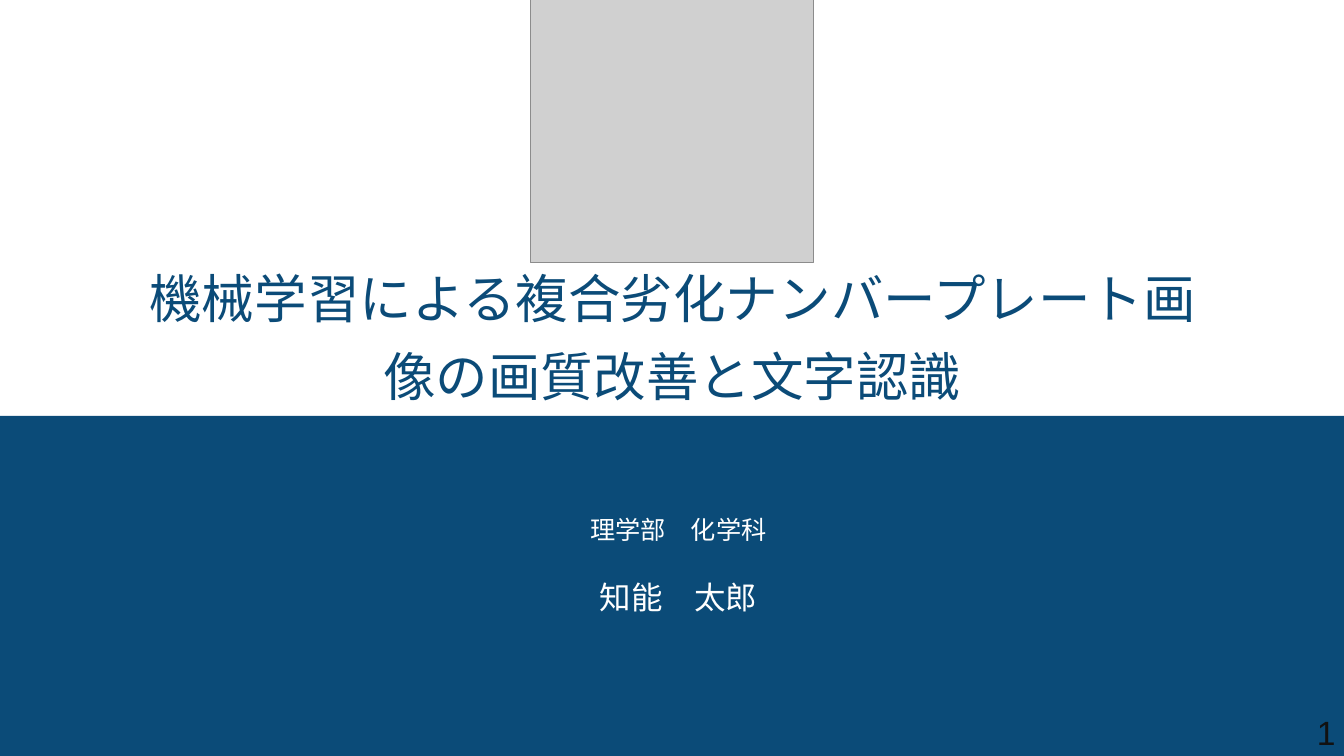
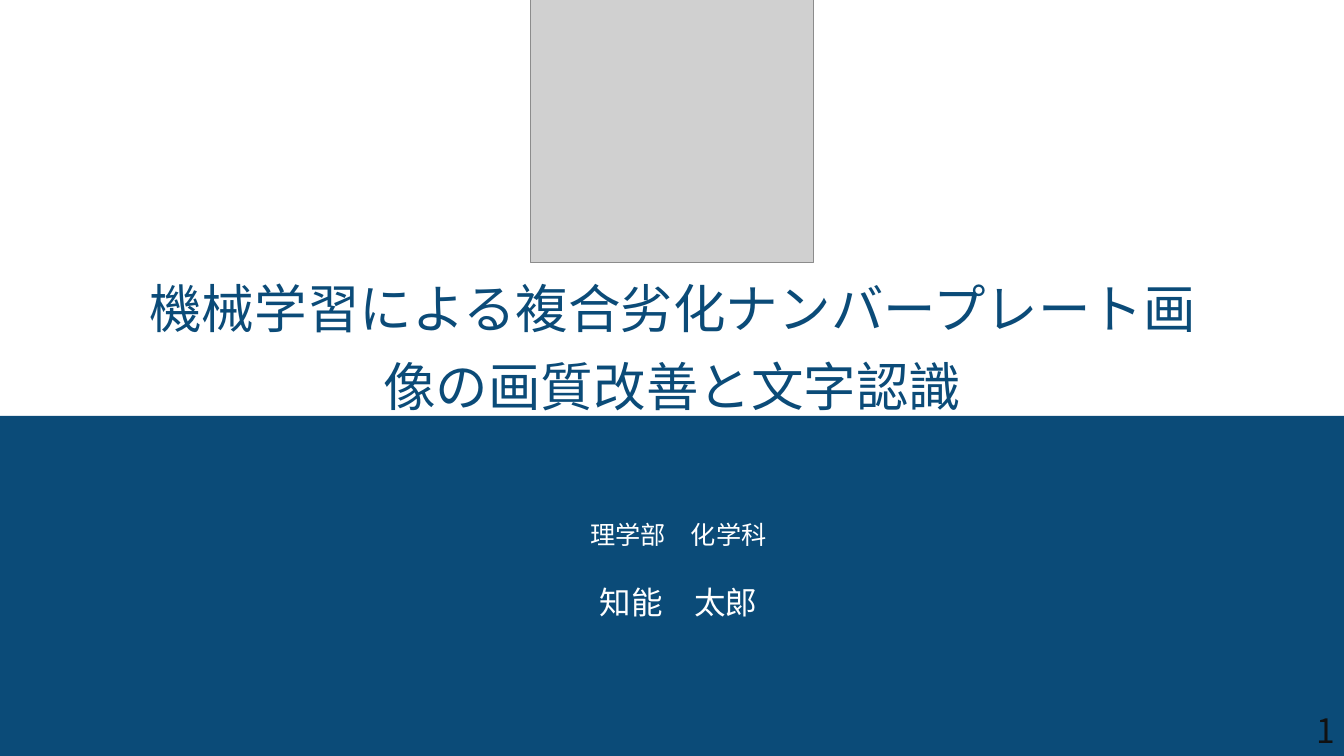
Before and after one commit to syarasyoujyu/create_presentation, a slide deck: slide 1 of data/sample-step3.pptx. Drawn at 1344x756 pixels with LibreOffice and Linux fonts; fonts in the diff are those of the drawing; grey boxes stand for pictures. Boxes give left, top, right and bottom in pixels: in the first picture for what was removed or moved away, otherwise in the second. Text is boxed around its words. In the diff, an @@ line names an element or a change of style, - is before the commit and + after.

Commit message:
フォントの違いによるエラーを解消

```diff
--- a/data/sample-step3.pptx
+++ b/data/sample-step3.pptx
@@ font Noto Sans CJK SC to Noto Sans CJK JP in 3 elements at (x1=590, y1=522, x2=767, y2=546), (x1=600, y1=587, x2=757, y2=617), (x1=149, y1=283, x2=1195, y2=333) @@
@@ text "機械学習による複合劣化ナンバープレート画" moved from (x1=149, y1=273, x2=1195, y2=323) to (x1=149, y1=283, x2=1195, y2=333) @@
@@ text at (x1=383, y1=361, x2=961, y2=420): text changed; font Noto Sans CJK SC to Noto Sans CJK JP @@
-像の画質改善と⽂字認識
+像の画質改善と文字認識
@@ text "1" at (x1=1317, y1=718, x2=1336, y2=743): font Arial to Noto Sans CJK JP @@
```
Also in this commit, not shown: 13 other slides changed, 11 other files.
